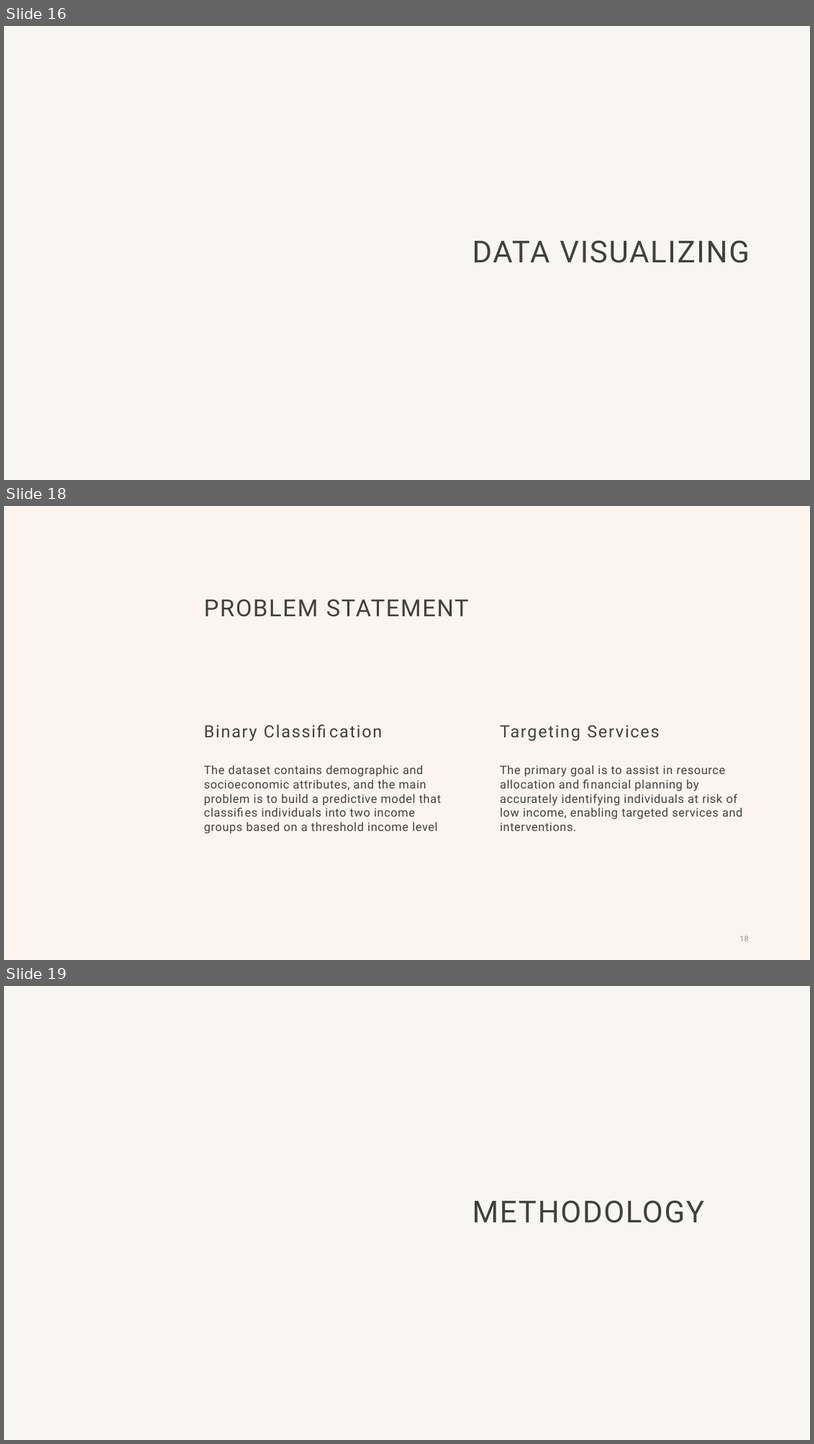
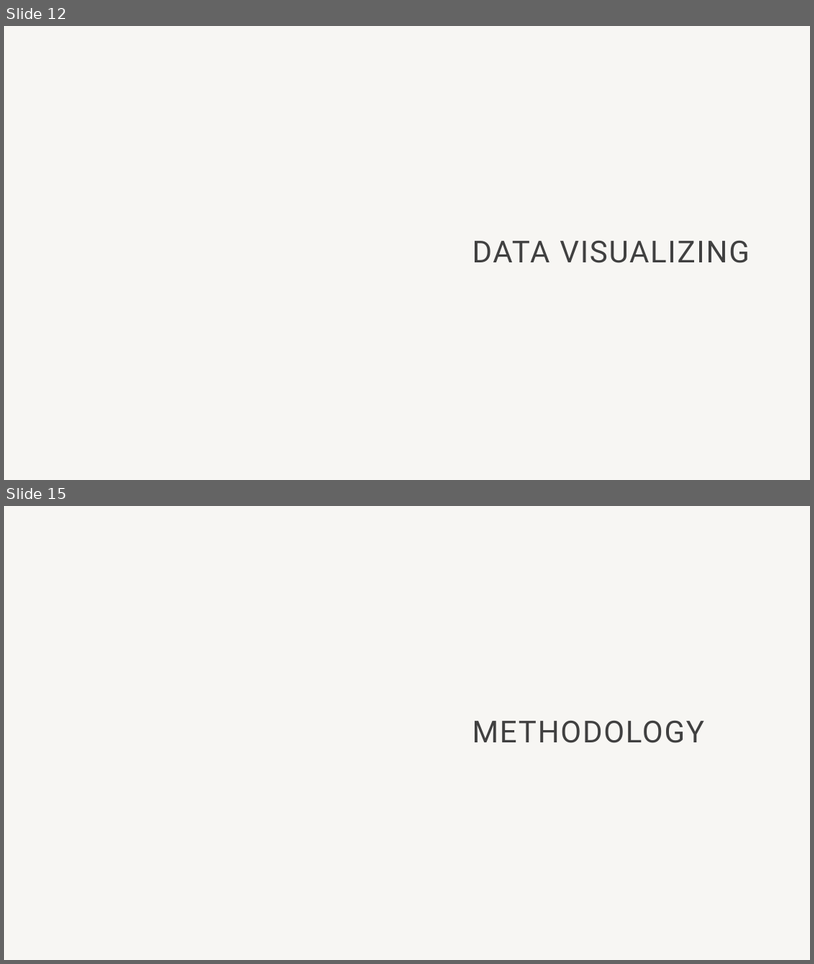
Before and after one commit to Hetansh-patel/Income-Prediction-With-R, a slide deck: R Project.pptx. Shown one above the other, each under a label of ours: slides 16, 18 and 19 before the commit, slides 12 and 15 after it; the slides between them are not shown. The pictures are 814x1444 and 814x964 pixels, drawn with LibreOffice and Linux fonts; fonts in the diff are those of the drawing; background and template pictures are left out. Boxes give left, top, right and bottom in pixels: in the first picture for what was removed or moved away, otherwise in the second. Text is boxed around its words. In the diff, an @@ line names an element or a change of style, - is before the commit and + after.

```diff
--- a/R Project.pptx
+++ b/R Project.pptx
@@ slide 18 removed at <box>4,506,810,960</box>, background #FBF4EF @@
@@ title removed at <box>204,599,469,617</box> @@
-PROBLEM STATEMENT
@@ text removed at <box>204,725,257,741</box> @@
-Binary Classification
@@ text removed at <box>500,725,659,741</box> @@
-Targeting Services
@@ text removed at <box>204,764,441,834</box> @@
-The dataset contains demographic and socioeconomic attributes, and the main problem is to build a predictive model that classifies individuals into two income groups based on a threshold income level
@@ text removed at <box>500,764,743,831</box> @@
-The primary goal is to assist in resource allocation and financial planning by accurately identifying individuals at risk of low income, enabling targeted services and interventions.
@@ page number removed at <box>741,935,749,941</box> @@
-18
@@ what was slide 16 is now slide 12 @@
@@ what was slide 19 is now slide 15 @@
```
Also in this commit, not shown: 9 slides changed, 11 slides added, 12 other slides removed.
